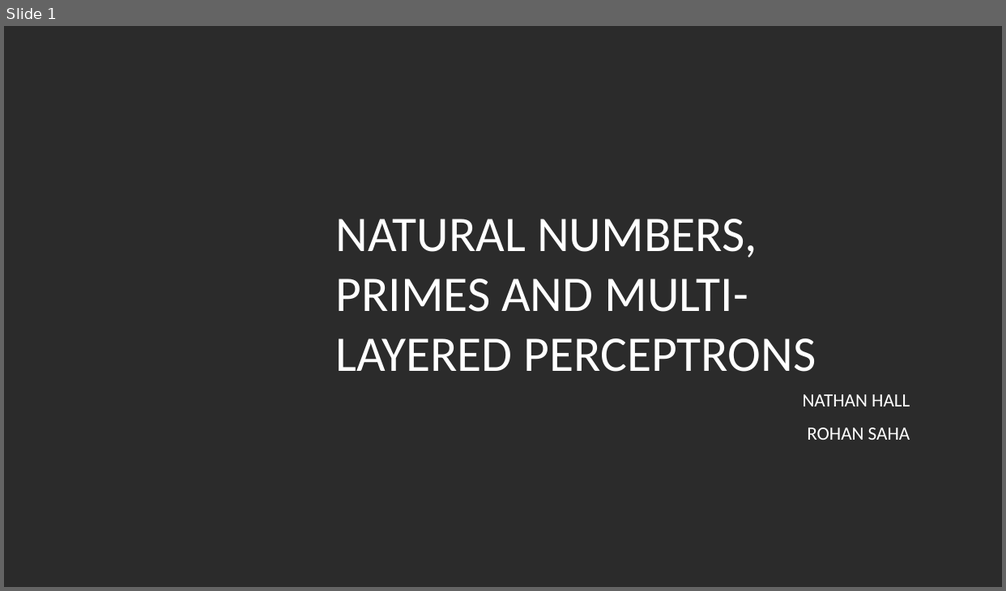
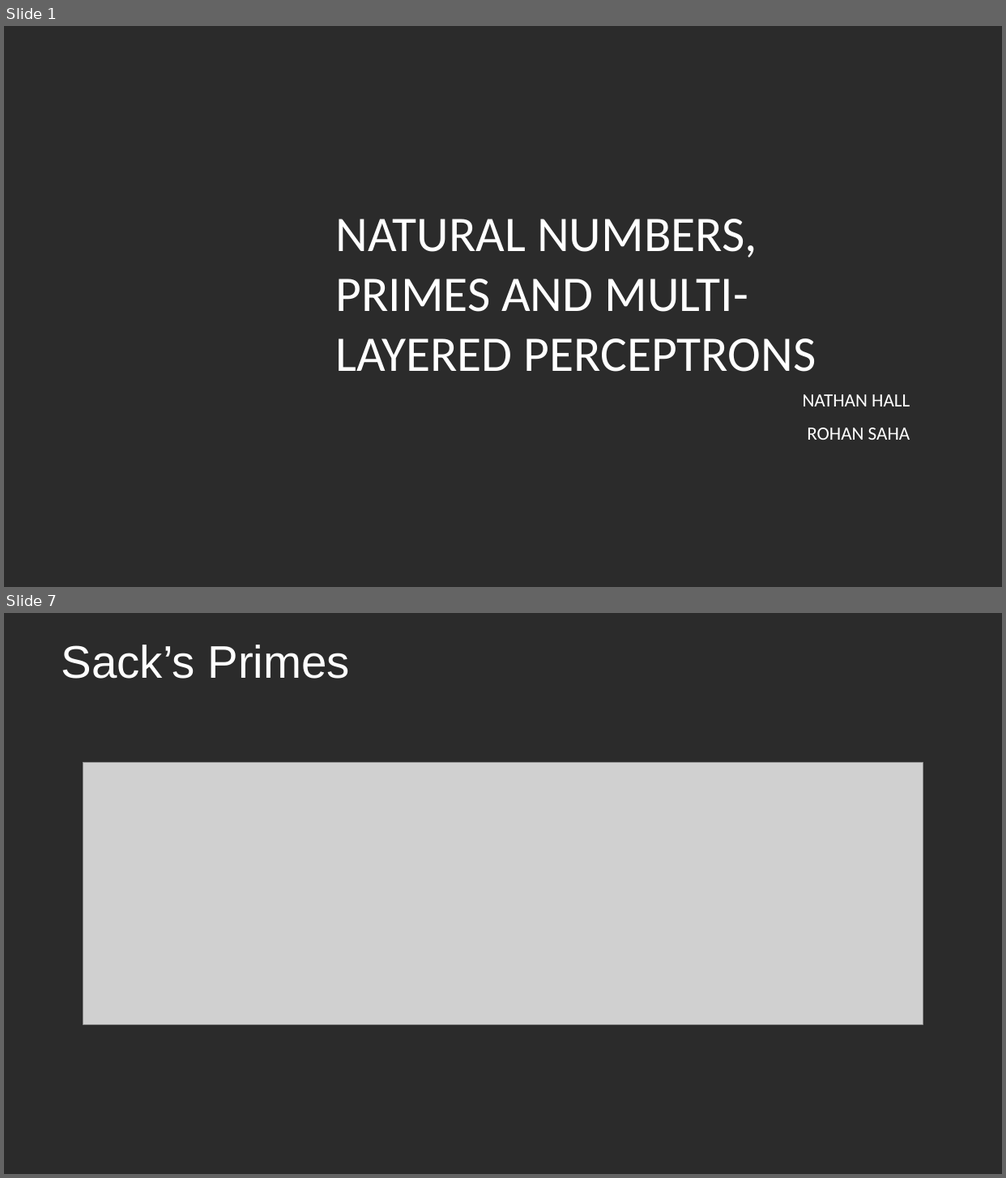
Before and after one commit to rohansaha/CSC-635-Data-Mining-, a slide deck: Classifying natural numbers.pptx. Shown one above the other, each under a label of ours: slide 1 before the commit, slides 1 and 7 after it; the slides between them are not shown. The pictures are 1006x591 and 1006x1178 pixels, drawn with LibreOffice and Linux fonts; fonts in the diff are those of the drawing; grey boxes stand for pictures; background and template pictures are left out; a plain dark background stands for a picture behind light text. Boxes give left, top, right and bottom in pixels: in the first picture for what was removed or moved away, otherwise in the second. Text is boxed around its words. In the diff, an @@ line names an element or a change of style, - is before the commit and + after.

```diff
--- a/Classifying natural numbers.pptx
+++ b/Classifying natural numbers.pptx
@@ slide 7 added at [4,613,1002,1174], background picture (left out) @@
@@ text added at [62,645,351,679], 44 pt, text #FFFFFF @@
+Sack’s Primes
@@ picture added at [83,763,923,1024] @@
```
Also in this commit, not shown: 5 slides changed, 6 other slides added, 5 slides removed.
